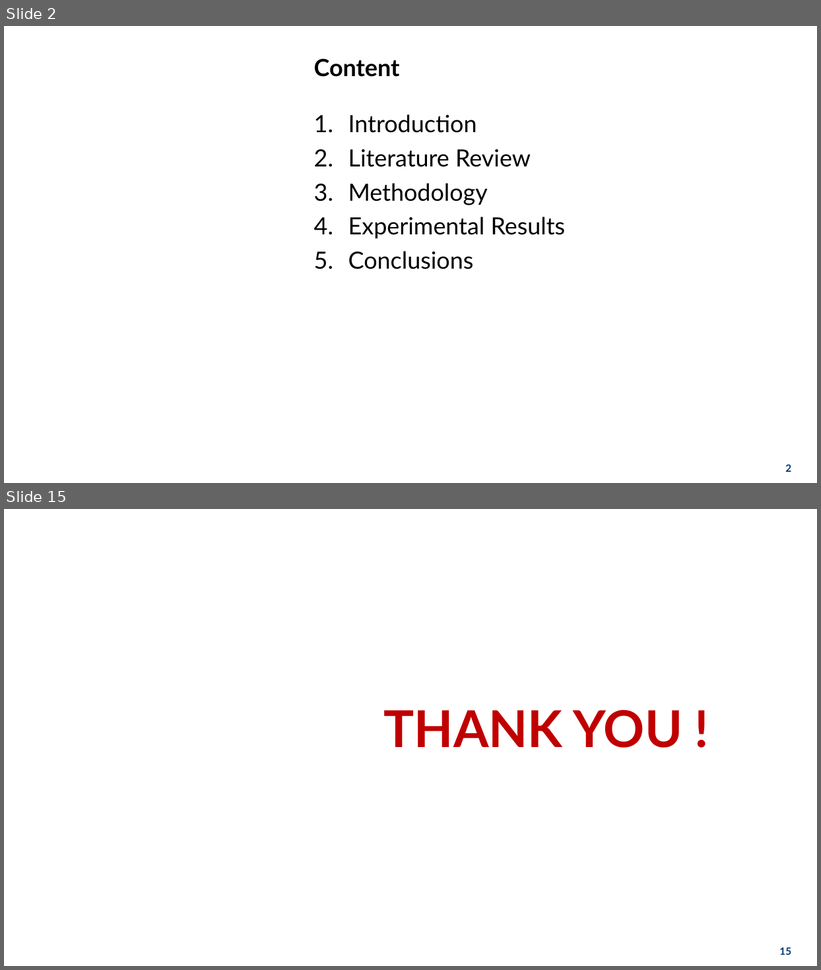
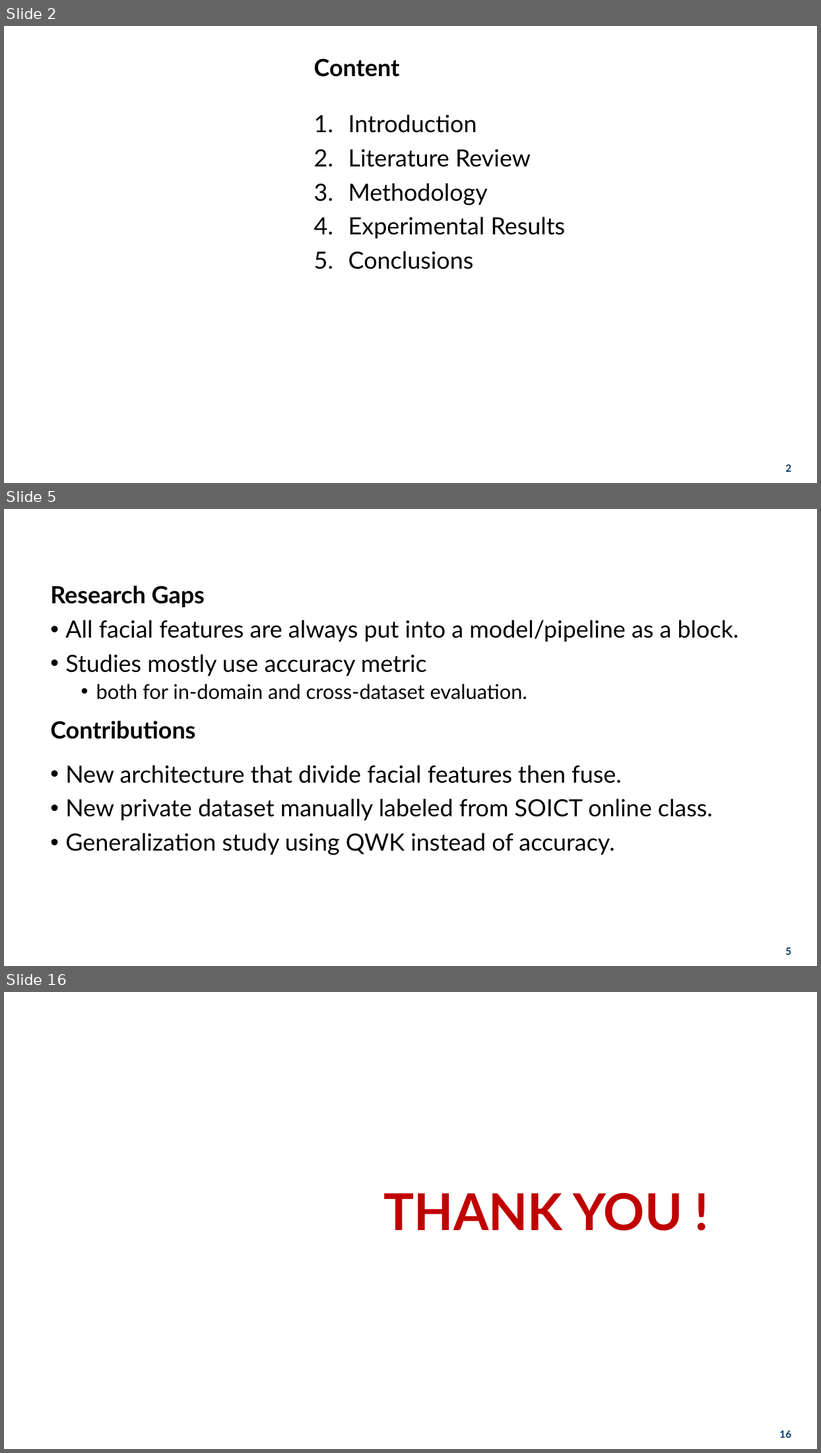
Before and after one commit to hoa2004st/CNN-in-CMOSE, a slide deck: documents/presentation/thesis.pptx. Shown one above the other, each under a label of ours: slides 2 and 15 before the commit, slides 2, 5 and 16 after it; the slides between them are not shown. The pictures are 821x970 and 821x1453 pixels, drawn with LibreOffice and Linux fonts; fonts in the diff are those of the drawing; background and template pictures are left out. Boxes give left, top, right and bottom in pixels: in the first picture for what was removed or moved away, otherwise in the second. Text is boxed around its words. In the diff, an @@ line names an element or a change of style, - is before the commit and + after.

```diff
--- a/documents/presentation/thesis.pptx
+++ b/documents/presentation/thesis.pptx
@@ slide 5 added at box(4, 509, 817, 966), background picture (left out) @@
@@ title added at box(26, 516, 795, 545), 28 pt, text #FFFFFF, bold @@
+1. Introduction
@@ text added at box(50, 586, 205, 607), 28 pt, text #000000, bold @@
+Research Gaps
@@ text added at box(65, 620, 739, 700), 28 pt, text #000000 @@
+• All facial features are always put into a model/pipeline as a block.
+• Studies mostly use accuracy metric
+  • both for in-domain and cross-dataset evaluation.
@@ text added at box(50, 721, 195, 739), 28 pt, text #000000, bold @@
+Contributions
@@ text added at box(65, 765, 713, 855), 28 pt, text #000000 @@
+• New architecture that divide facial features then fuse.
+• New private dataset manually labeled from SOICT online class.
+• Generalization study using QWK instead of accuracy.
@@ page number added at box(785, 948, 791, 955), 12 pt, text #00376F, bold @@
+5
@@ what was slide 15 is now slide 16 @@
@@ page number at box(780, 1431, 791, 1438): text changed @@
-15
+16
```
Also in this commit, not shown: 3 slides changed, 10 other slides added, 10 slides removed, 34 other files.
